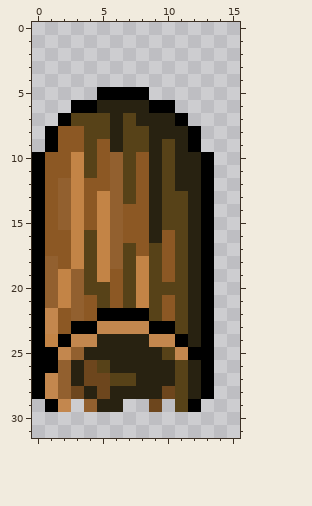
A pixel-art sprite gets an edit: pokeslend.gmx/sprites/images/spr_TreeStump02Water_0.png. The first picture shows the starting point.
The file is 16x32 pixels. Colours within 5 levels of each other are drawn and written as one.
Now the later version:
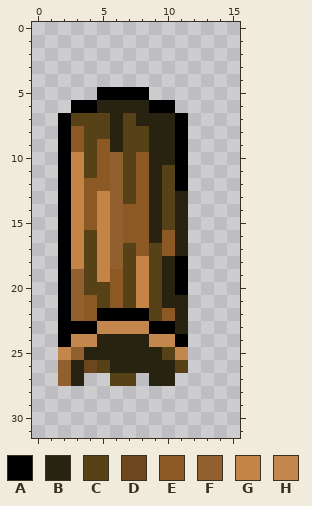
Palette (. is transparent): A #000000  B #282211  C #574218  D #6d461d  E #8c5824  F #92602f  G #c38446  H #c3874e
What changed:
{"y":8,"x":1,"old":"AE","new":".A"}
{"y":8,"x":11,"old":"BA","new":"A."}
{"y":9,"x":1,"old":"AE","new":".A"}
{"y":9,"x":10,"old":"CBA","new":"BA."}
{"y":10,"x":0,"old":"AEE","new":"..A"}
{"y":10,"x":10,"old":"CBBA","new":"BA.."}
{"y":11,"x":0,"old":"AEE","new":"..A"}
{"y":11,"x":11,"old":"BBA","new":"A.."}
{"y":12,"x":0,"old":"AEF","new":"..A"}
{"y":12,"x":11,"old":"BBA","new":"A.."}
{"y":13,"x":0,"old":"AEF","new":"..A"}
{"y":13,"x":11,"old":"CBA","new":"B.."}
{"y":14,"x":0,"old":"AEF","new":"..A"}
{"y":14,"x":11,"old":"CBA","new":"B.."}
{"y":15,"x":0,"old":"AEF","new":"..A"}
{"y":15,"x":11,"old":"CBA","new":"B.."}
{"y":16,"x":0,"old":"AEE","new":"..A"}
{"y":16,"x":11,"old":"CBA","new":"B.."}
{"y":17,"x":0,"old":"AEE","new":"..A"}
{"y":17,"x":11,"old":"CBA","new":"B.."}
{"y":18,"x":0,"old":"AFE","new":"..A"}
{"y":18,"x":10,"old":"ECBA","new":"BA.."}
{"y":19,"x":0,"old":"AFG","new":"..A"}
{"y":19,"x":10,"old":"ECBA","new":"BA.."}
{"y":20,"x":0,"old":"AFG","new":"..A"}
{"y":20,"x":10,"old":"CCBA","new":"BA.."}
{"y":21,"x":0,"old":"AFG","new":"..A"}
{"y":21,"x":10,"old":"ECBA","new":"BB.."}
{"y":22,"x":0,"old":"AHE","new":"..A"}
{"y":22,"x":11,"old":"CBA","new":"B.."}
{"y":23,"x":0,"old":"AHE","new":"..A"}
{"y":23,"x":11,"old":"CBA","new":"B.."}
{"y":24,"x":0,"old":"AG","new":".."}
{"y":24,"x":12,"old":"BA","new":".."}
{"y":25,"x":0,"old":"AA","new":".."}
{"y":25,"x":12,"old":"AA","new":".."}
{"y":26,"x":0,"old":"AA","new":".."}
{"y":26,"x":12,"old":"BA","new":".."}
{"y":27,"x":0,"old":"AH","new":".."}
{"y":27,"x":4,"old":"DD","new":".."}
{"y":27,"x":8,"old":"B","new":"."}
{"y":27,"x":11,"old":"CBA","new":"..."}
{"y":28,"x":0,"old":"AHFDBDBBBBDCBA","new":".............."}
{"y":29,"x":1,"old":"AH","new":".."}
{"y":29,"x":4,"old":"FBB","new":"..."}
{"y":29,"x":9,"old":"D","new":"."}
{"y":29,"x":11,"old":"CA","new":".."}
